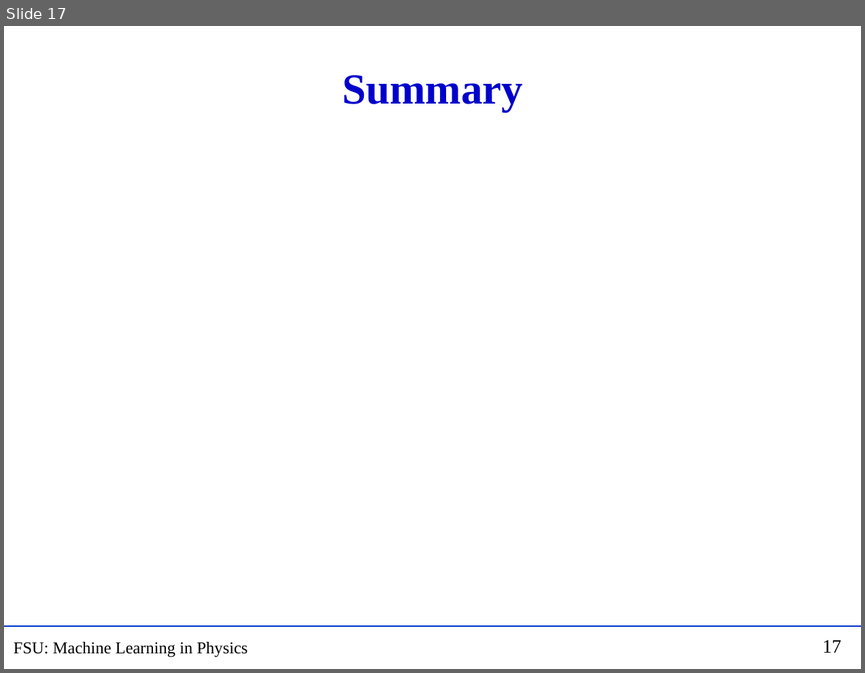
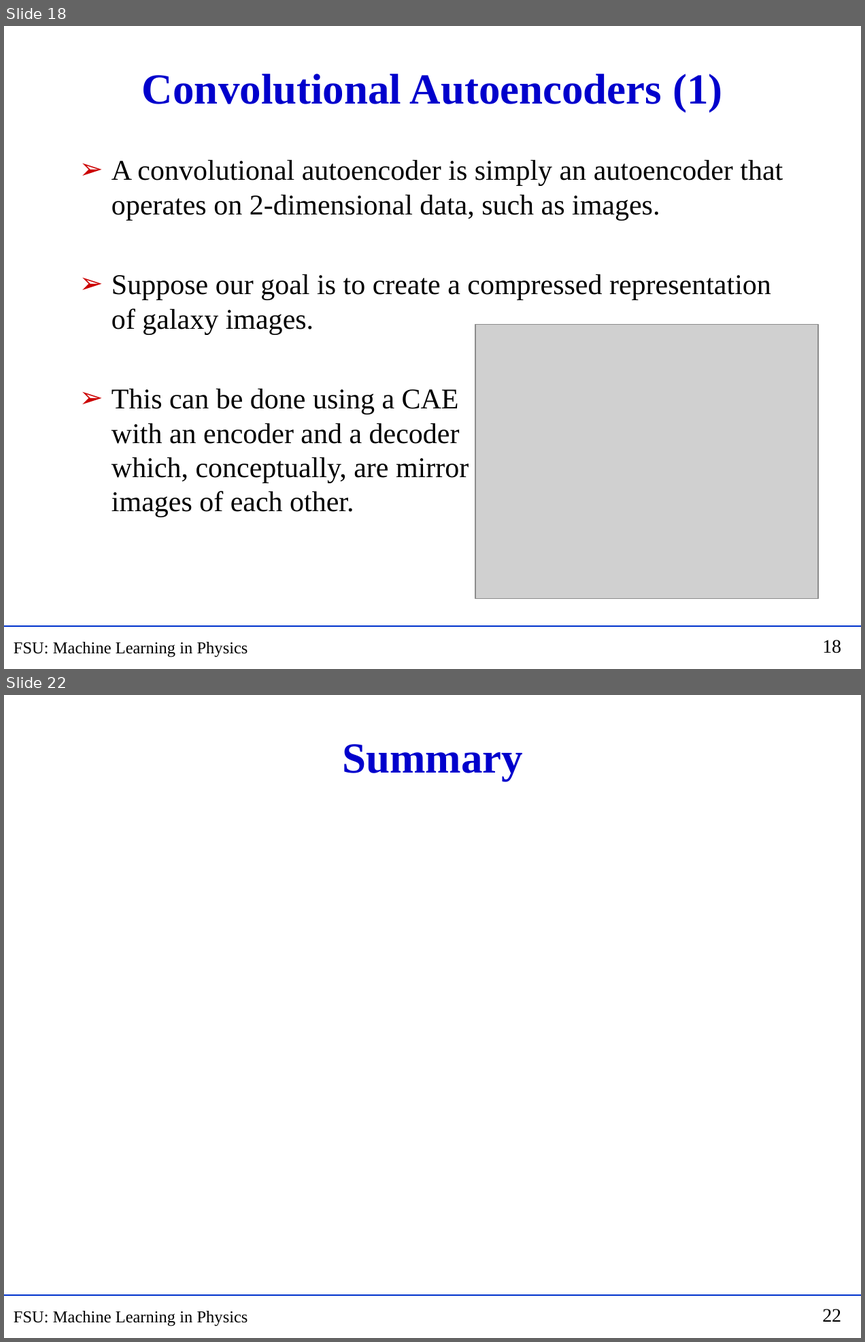
Before and after one commit to hbprosper/mlinphysics, a slide deck: Lectures/05.AE/Lecture_AE.pptx. Shown one above the other, each under a label of ours: slide 17 before the commit, slides 18 and 22 after it; the slides between them are not shown. The pictures are 865x673 and 865x1342 pixels, drawn with LibreOffice and Linux fonts; fonts in the diff are those of the drawing; grey boxes stand for pictures. Boxes give left, top, right and bottom in pixels: in the first picture for what was removed or moved away, otherwise in the second. Text is boxed around its words. In the diff, an @@ line names an element or a change of style, - is before the commit and + after.

```diff
--- a/Lectures/05.AE/Lecture_AE.pptx
+++ b/Lectures/05.AE/Lecture_AE.pptx
@@ slide 18 added at [4, 26, 861, 669], background #FFFFFF; not listed: 3 template elements that a slide beside it also shows @@
@@ title added at [142, 74, 722, 112], 36 pt, text #0000CC, bold @@
+Convolutional Autoencoders (1)
@@ text added at [111, 160, 783, 517], 24 pt, text #000000 @@
+➢ A convolutional autoencoder is simply an autoencoder that operates on 2-dimensional data, such as images.
+➢ Suppose our goal is to create a compressed representation of galaxy images.
+➢ This can be done using a CAE
+  with an encoder and a decoder
+  which, conceptually, are mirror
+  images of each other.
@@ picture added at [475, 324, 818, 597] @@
@@ what was slide 17 is now slide 22 @@
@@ page number at [822, 1308, 841, 1321]: text changed @@
-17
+22
```
Also in this commit, not shown: 9 slides changed, 7 other slides added, 3 slides removed, 2 other files.
